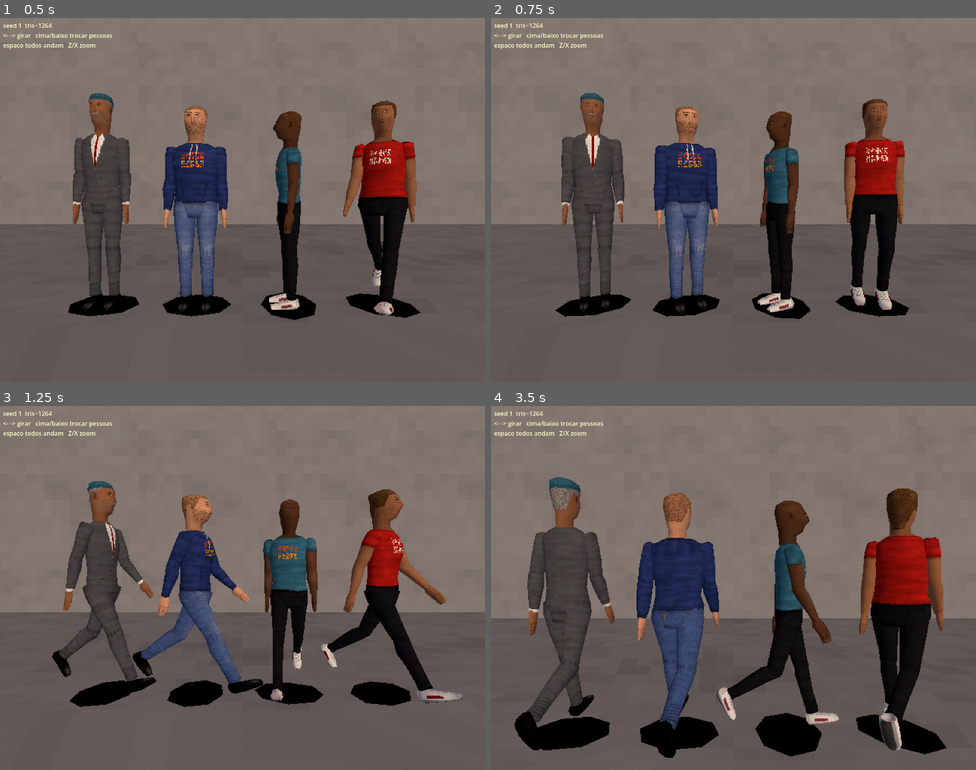
Above: before the commit, frames 1-4 (two rows, left to right).
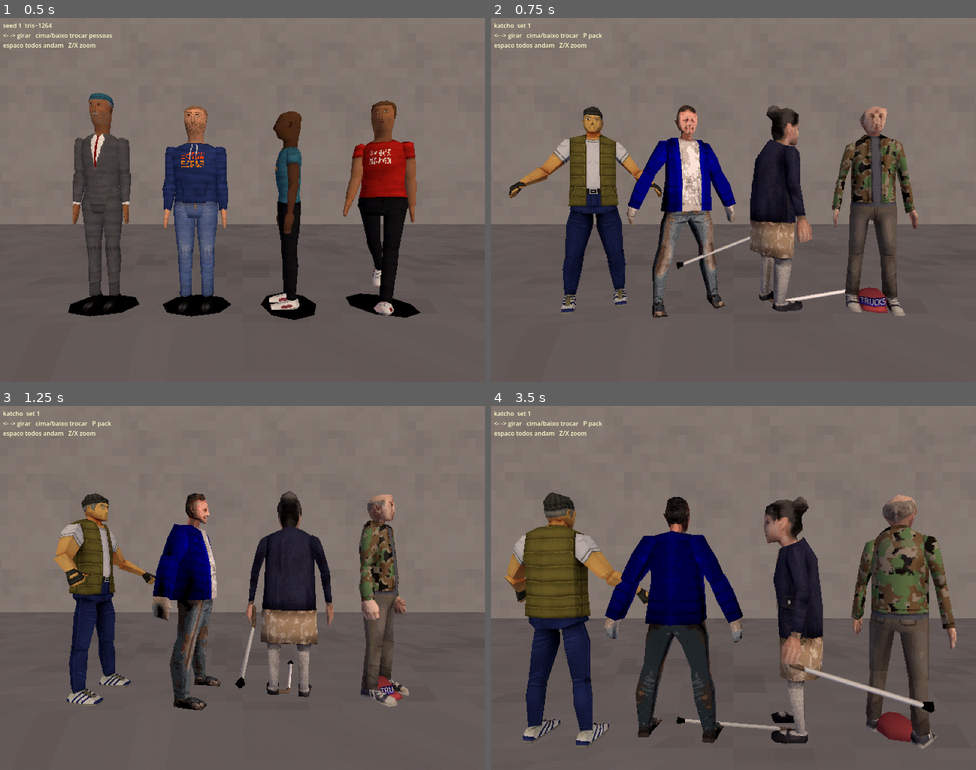
Above: after the commit, the same moments.

Repository: muricristino/walking-simulator-paulista
Game: Godot game, scene res://lab/people.tscn
Two runs of this game, one before a commit and one after it. Both use one fixed random seed, a clock stepped at 60 frames per second and the inputs below. This scene is started directly instead of the project's main scene.
Inputs (mouse positions are in pixels of both pictures, inside the frame that each line leads up to):
- Up to frame 1 (0.5 s): no input
- Up to frame 2 (0.75 s): tap Enter at 0.5 s; move the mouse to (840, 181) at 0.52 s; hold Right (ui_right) from 0.53 s (still down); tap P at 0.6 s; click (840, 181) at 0.67 s
- Up to frame 3 (1.25 s): keep holding Right (ui_right); tap Space at 0.77, 0.8, 1.07 s
- Up to frame 4 (3.5 s): move the mouse to (636, 606) at 1.27 s; release Right (ui_right) at 1.28 s; hold Down 1.28-2.03 s; tap Space at 1.35, 1.52, 1.82, 2.3, 3.02, 3.32 s; tap P at 1.55, 2.1, 3.05 s; move the mouse to (782, 507) at 2.02 s; hold Right (ui_right) 2.03-2.78 s; move the mouse to (709, 660) at 2.77 s; hold Up from 2.78 s (still down); tap Z at 2.85 s; click (709, 660) at 2.92 s

Frame 1 is identical in both runs. In frame 2, 23% of the frame differs, in the area x 0-88%, y 1-83%; in frame 3, 24%; in frame 4, 35%, in the area x 0-96%, y 1-97%.

Commit message:
test: preview character packs with ps1 material in people lab

Diff:
--- a/lab/people.gd
+++ b/lab/people.gd
@@ -18,6 +18,21 @@
 var dist := 2.5
 var cam_x := 0.0
 var label: Label
+var mode := "proc"
+const MODES := ["proc", "katcho", "wobble"]
+const PACKS := {
+	"katcho": [
+		["res://assets/people/katcho/henry/Henry.dae", "res://assets/people/katcho/henry/HenryTexture512.png"],
+		["res://assets/people/katcho/mob01/mob01.dae", "res://assets/people/katcho/mob01/mob01.png"],
+		["res://assets/people/katcho/beggar/beggar.dae", "res://assets/people/katcho/beggar/beggar1st_x512i24.png"],
+		["res://assets/people/katcho/granny/Granny.dae", "res://assets/people/katcho/granny/granny.png"],
+		["res://assets/people/katcho/gramps/Gramps.dae", "res://assets/people/katcho/gramps/gramps.png"],
+		["res://assets/people/katcho/johndoe/JohnDoe.dae", "res://assets/people/katcho/johndoe/paintSkin04.png"],
+	],
+	"wobble": [
+		["res://assets/people/wobble/PS2CharacterBase.fbx", ""],
+	],
+}
 
 
 func _ready() -> void:
@@ -25,6 +40,9 @@
 	var si := args.find("--seed")
 	if si >= 0 and si + 1 < args.size():
 		seed = int(args[si + 1])
+	var pk := args.find("--pack")
+	if pk >= 0 and pk + 1 < args.size():
+		mode = args[pk + 1]
 	var cx := args.find("--camx")
 	if cx >= 0 and cx + 1 < args.size():
 		cam_x = float(args[cx + 1])
@@ -123,6 +141,9 @@
 	for c in holder.get_children():
 		c.queue_free()
 	rigs.clear()
+	if mode != "proc":
+		_spawn_pack()
+		return
 	var xs := [-1.2, -0.4, 0.4, 1.2]
 	for i in 4:
 		var r := people.rig(seed * 10 + i)
@@ -139,7 +160,85 @@
 	_label()
 
 
+func _spawn_pack() -> void:
+	var list: Array = PACKS[mode]
+	var xs := [-1.2, -0.4, 0.4, 1.2]
+	for i in 4:
+		var e: Array = list[(seed + i) % list.size()]
+		var ps: PackedScene = load(e[0])
+		var inst: Node3D = ps.instantiate()
+		var root := Node3D.new()
+		root.add_child(inst)
+		holder.add_child(root)
+		_ps1ify(inst, e[1])
+		var box := _bounds(inst)
+		var k := 1.72 / maxf(box.size.y, 0.01)
+		inst.scale *= k
+		box = _bounds(inst)
+		inst.position -= Vector3(box.get_center().x, box.position.y, box.get_center().z) - root.global_position
+		root.position = Vector3(xs[i], 0, 0)
+		var base := 0.0
+		if i == 2:
+			base = PI * 0.5
+		if i == 3:
+			base = -PI * 0.2
+		var ap: AnimationPlayer = inst.find_child("AnimationPlayer", true, false)
+		var anims := ap.get_animation_list() if ap else PackedStringArray()
+		print("PACK ", e[0], " anims ", anims, " h ", box.size.y)
+		var r := {"root": root, "pack": true, "base": base, "ap": ap, "walk": i == 3}
+		rigs.append(r)
+		_anim(r)
+	_label()
+
+
+func _anim(r: Dictionary) -> void:
+	var ap: AnimationPlayer = r.ap
+	if not ap:
+		return
+	var anims := ap.get_animation_list()
+	var want := "walk" if (r.walk or all_walk) else "idle"
+	var pick := ""
+	for a in anims:
+		if want in a.to_lower():
+			pick = a
+	if pick == "" and anims.size() > 0 and (r.walk or all_walk):
+		pick = anims[0]
+	if pick != "":
+		ap.get_animation(pick).loop_mode = Animation.LOOP_LINEAR
+		ap.play(pick)
+	else:
+		ap.stop()
+
+
+func _ps1ify(n: Node, tex_path: String) -> void:
+	var fallback: Texture2D = load(tex_path) if tex_path != "" else null
+	for c in n.find_children("*", "MeshInstance3D", true, false):
+		var mi := c as MeshInstance3D
+		for si in mi.mesh.get_surface_count():
+			var om := mi.get_active_material(si)
+			var tx: Texture2D = fallback
+			if om is BaseMaterial3D and om.albedo_texture and fallback == null:
+				tx = om.albedo_texture
+			var m := _mat(tx if tx else Tex.flat(Color(0.7, 0.7, 0.7), 4, 0.0, 0.0, 1))
+			m.set_shader_parameter("affine", 0.25)
+			mi.set_surface_override_material(si, m)
+
+
+func _bounds(n: Node3D) -> AABB:
+	var out := AABB()
+	var first := true
+	for c in n.find_children("*", "MeshInstance3D", true, false):
+		var mi := c as MeshInstance3D
+		var b: AABB = mi.global_transform * mi.get_aabb()
+		out = b if first else out.merge(b)
+		first = false
+	return out
+
+
 func _label() -> void:
+	if mode != "proc":
+		label.text = "%s  set %d\n<- -> girar   cima/baixo trocar   P pack\nespaco todos andam   Z/X zoom" % [mode, seed]
+		return
 	label.text = "seed %d  tris~%d\n<- -> girar   cima/baixo trocar pessoas\nespaco todos andam   Z/X zoom" % [seed, people.tri_count(seed * 10)]
 
 
@@ -154,6 +253,12 @@
 				_spawn()
 			KEY_SPACE:
 				all_walk = not all_walk
+				for r in rigs:
+					if r.has("pack"):
+						_anim(r)
+			KEY_P:
+				mode = MODES[(MODES.find(mode) + 1) % MODES.size()]
+				_spawn()
 			KEY_Z:
 				dist = maxf(1.2, dist - 0.4)
 				_place_cam()
@@ -168,6 +273,9 @@
 	yaw += turn * dt * 2.0
 	for r in rigs:
 		var n: Node3D = r.root
+		if r.has("pack"):
+			n.rotation.y = r.base + yaw
+			continue
 		var base := PI
 		if rigs.find(r) == 2:
 			base = PI * 0.5
@@ -180,7 +288,7 @@
 
 func _shot(path: String) -> void:
 	t = 0.35
-	for f in 10:
+	for f in 50:
 		await RenderingServer.frame_post_draw
 	var img := vp.get_texture().get_image()
 	img.save_png(path)
